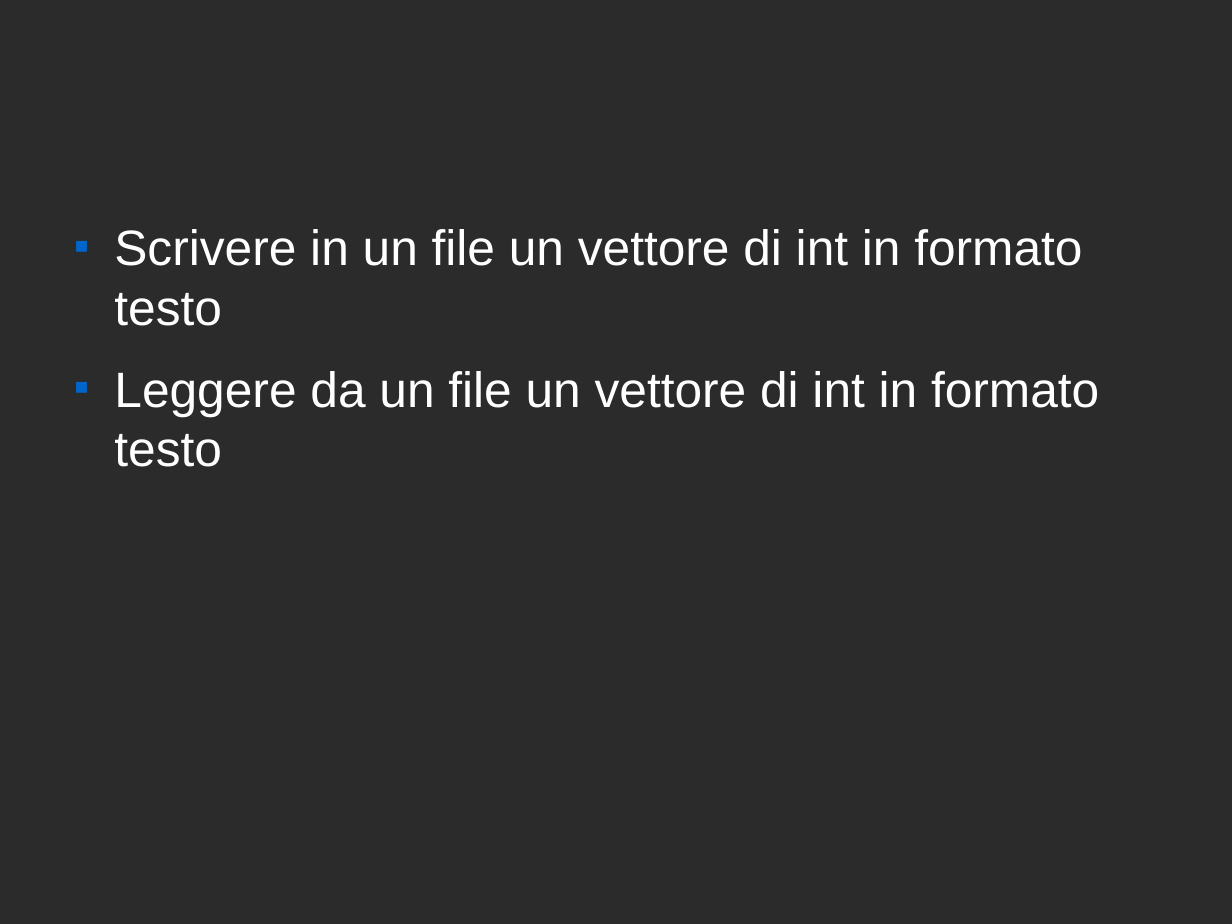
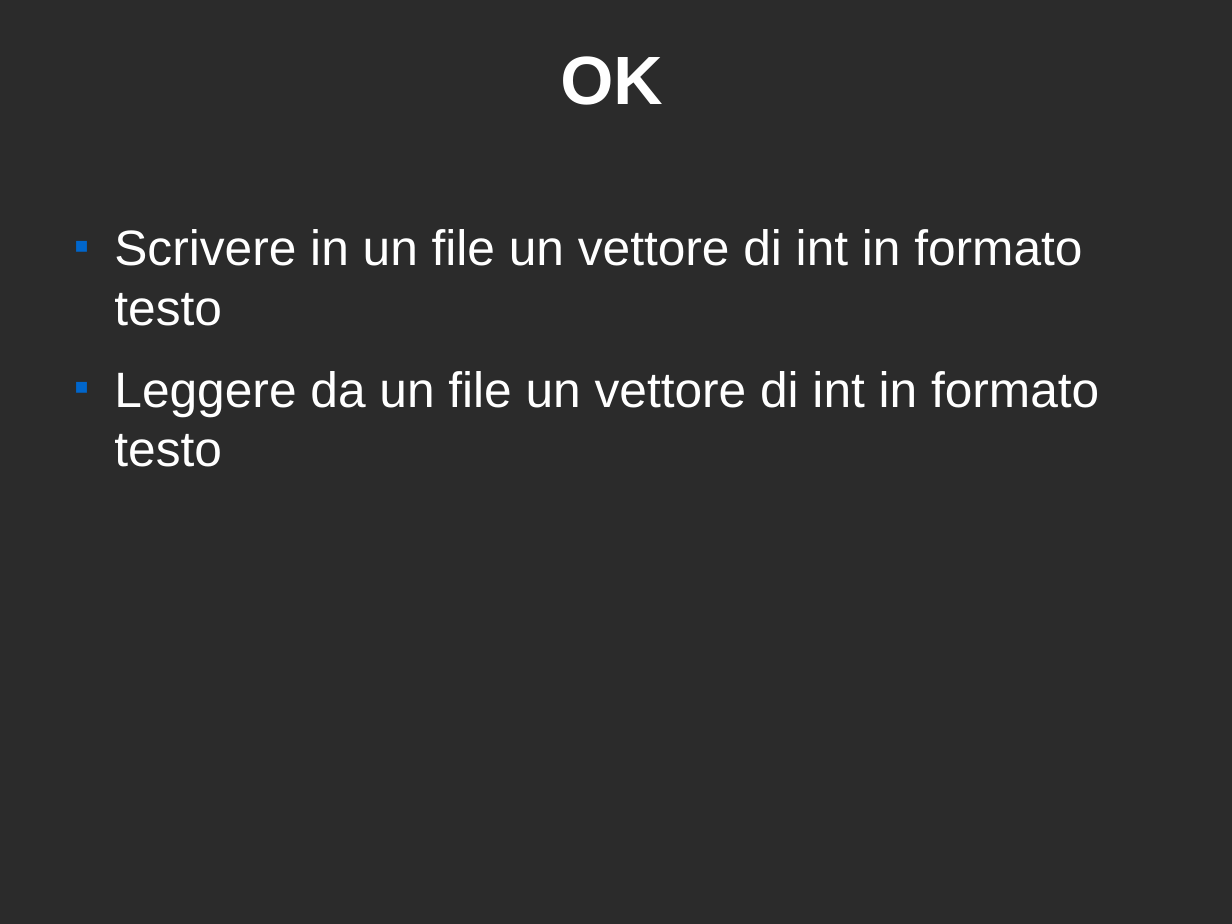
Before and after one commit to marcotessarotto/exOpSys, a slide deck: slide 3 of docs/argomenti.odp. Drawn at 1232x924 pixels with LibreOffice and Linux fonts; fonts in the diff are those of the drawing; background and template pictures are left out; a plain dark background stands for a picture behind light text. Boxes give left, top, right and bottom in pixels: in the first picture for what was removed or moved away, otherwise in the second. Text is boxed around its words. In the diff, an @@ line names an element or a change of style, - is before the commit and + after.

```diff
--- a/docs/argomenti.odp
+++ b/docs/argomenti.odp
@@ title added at (x1=560, y1=56, x2=662, y2=105), 44 pt, text #FFFFFF, bold @@
+OK
```
Also in this commit, not shown: 1 other slide changed, 2 other files.
